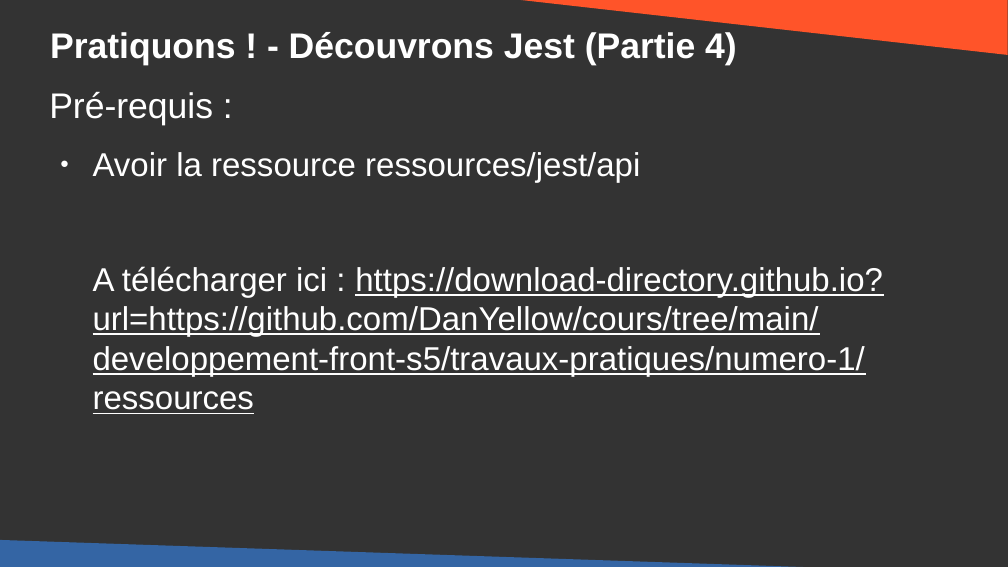
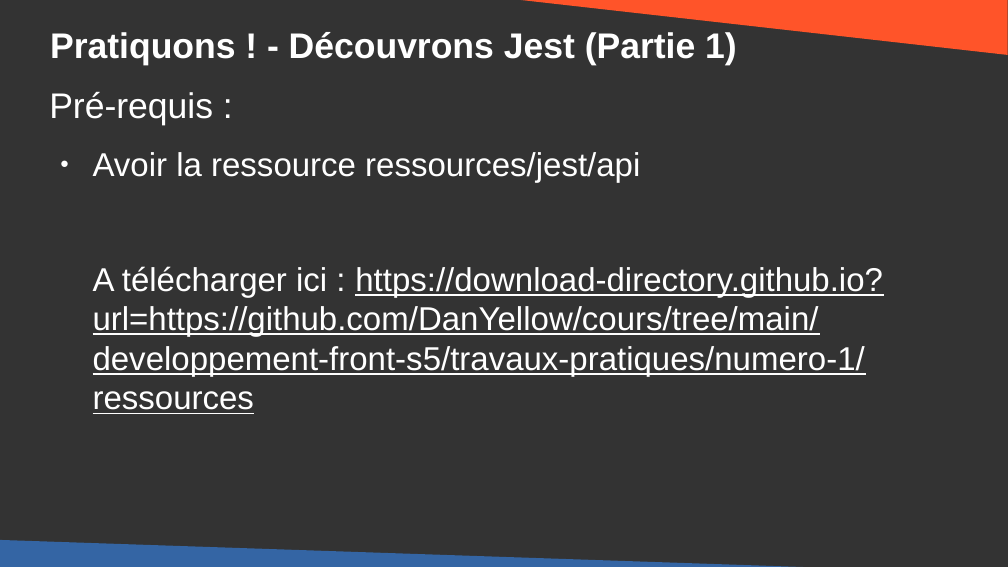
Before and after one commit to DanYellow/cours, a slide deck: slide 32 of developpement-front-s5/travaux-pratiques/numero-1/presentation.odp. Drawn at 1008x567 pixels with LibreOffice and Linux fonts; fonts in the diff are those of the drawing. Boxes give left, top, right and bottom in pixels: in the first picture for what was removed or moved away, otherwise in the second. Text is boxed around its words. In the diff, an @@ line names an element or a change of style, - is before the commit and + after.

```diff
--- a/developpement-front-s5/travaux-pratiques/numero-1/presentation.odp
+++ b/developpement-front-s5/travaux-pratiques/numero-1/presentation.odp
@@ title at bbox=[50, 32, 737, 65]: text changed @@
-Pratiquons ! - Découvrons Jest (Partie 4)
+Pratiquons ! - Découvrons Jest (Partie 1)
```
Also in this commit, not shown: 6 other files.
